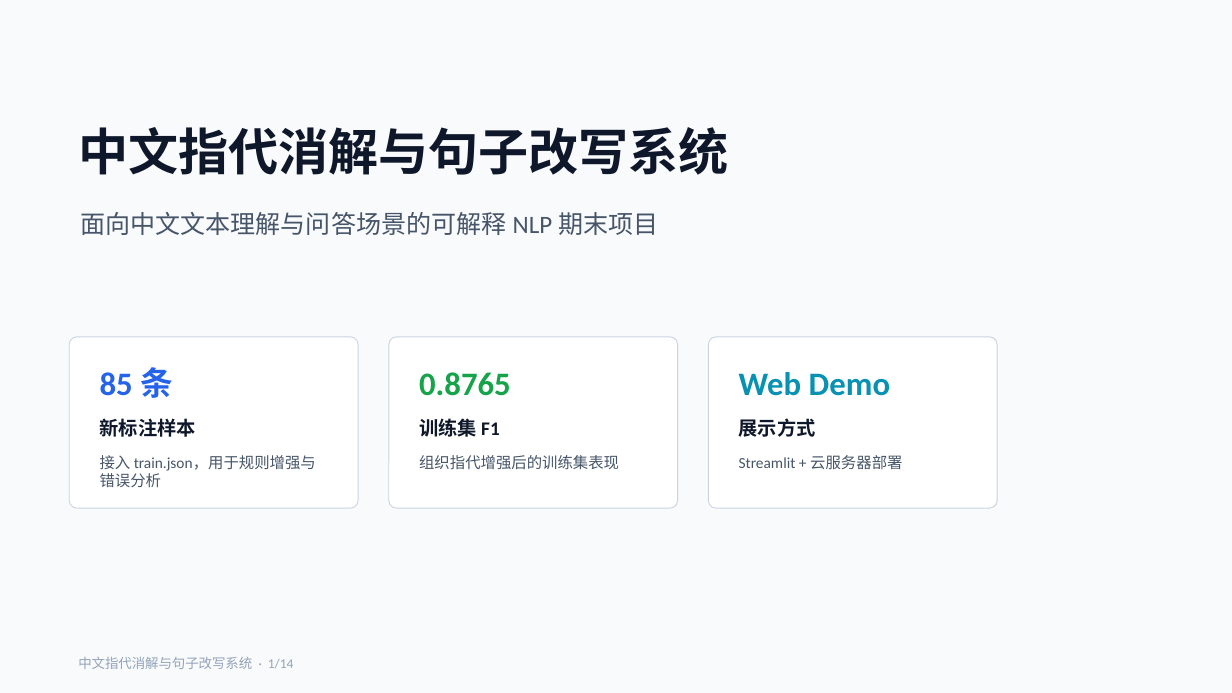
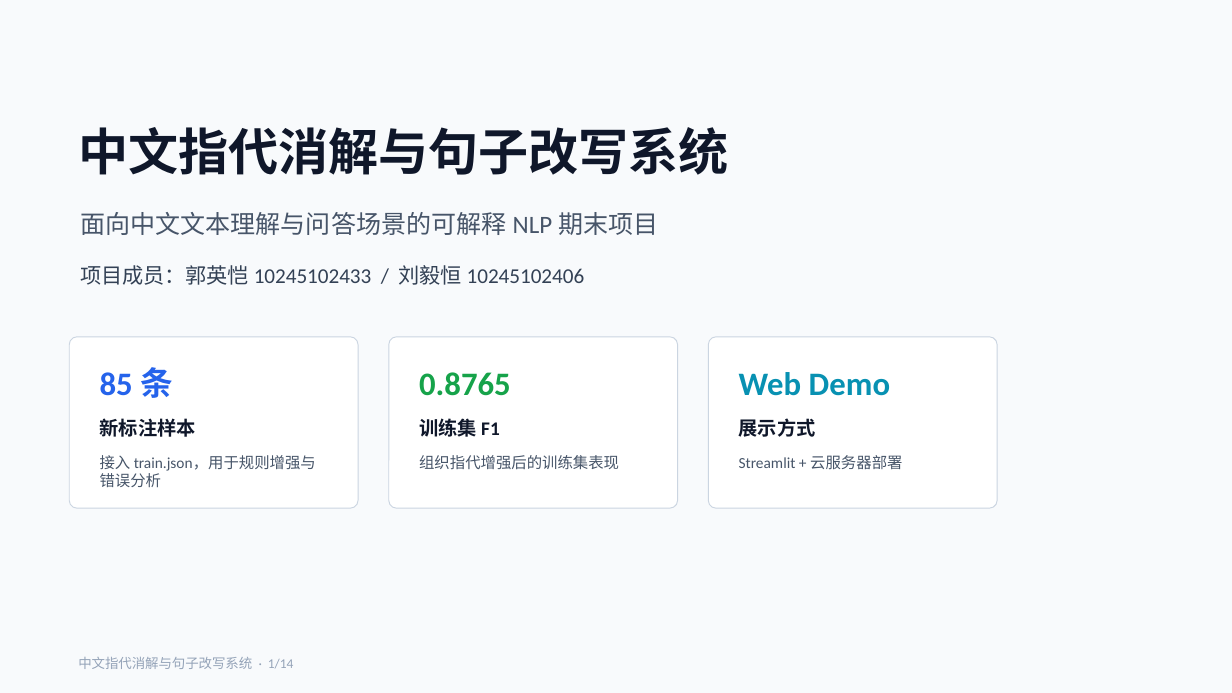
Before and after one commit to ShiningZec/chinese-coreference-rewrite, a slide deck: slide 1 of outputs/中文指代消解与句子改写系统_14页汇报PPT.pptx. Drawn at 1232x693 pixels with LibreOffice and Linux fonts; fonts in the diff are those of the drawing. Boxes give left, top, right and bottom in pixels: in the first picture for what was removed or moved away, otherwise in the second. Text is boxed around its words. In the diff, an @@ line names an element or a change of style, - is before the commit and + after.

```diff
--- a/outputs/中文指代消解与句子改写系统_14页汇报PPT.pptx
+++ b/outputs/中文指代消解与句子改写系统_14页汇报PPT.pptx
@@ text added at (x1=80, y1=265, x2=585, y2=285), 16.5 pt, text #334155 @@
+项目成员：郭英恺 10245102433 / 刘毅恒 10245102406
```
Also in this commit, not shown: 8 other slides changed, 29 other files.
